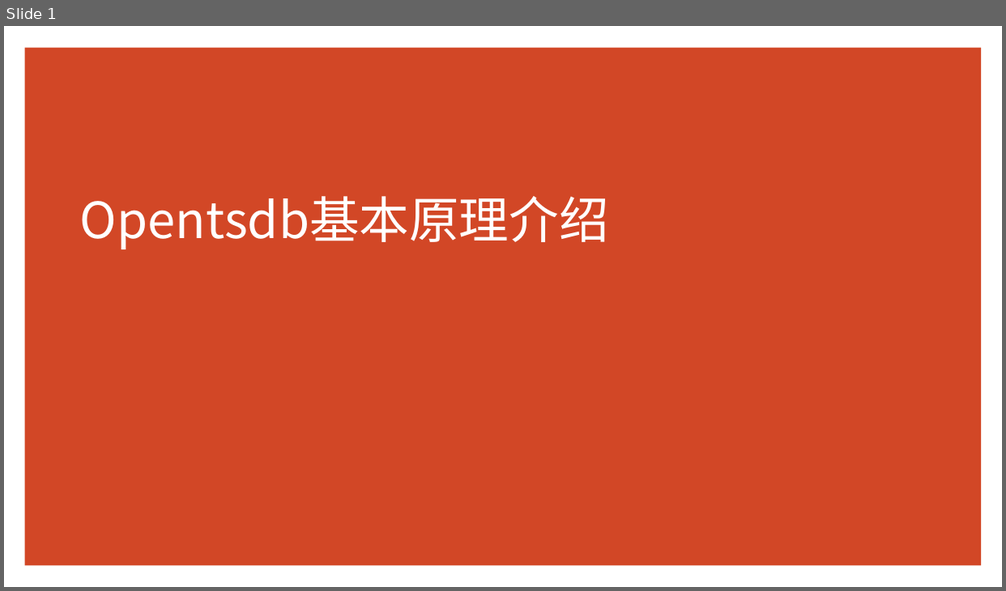
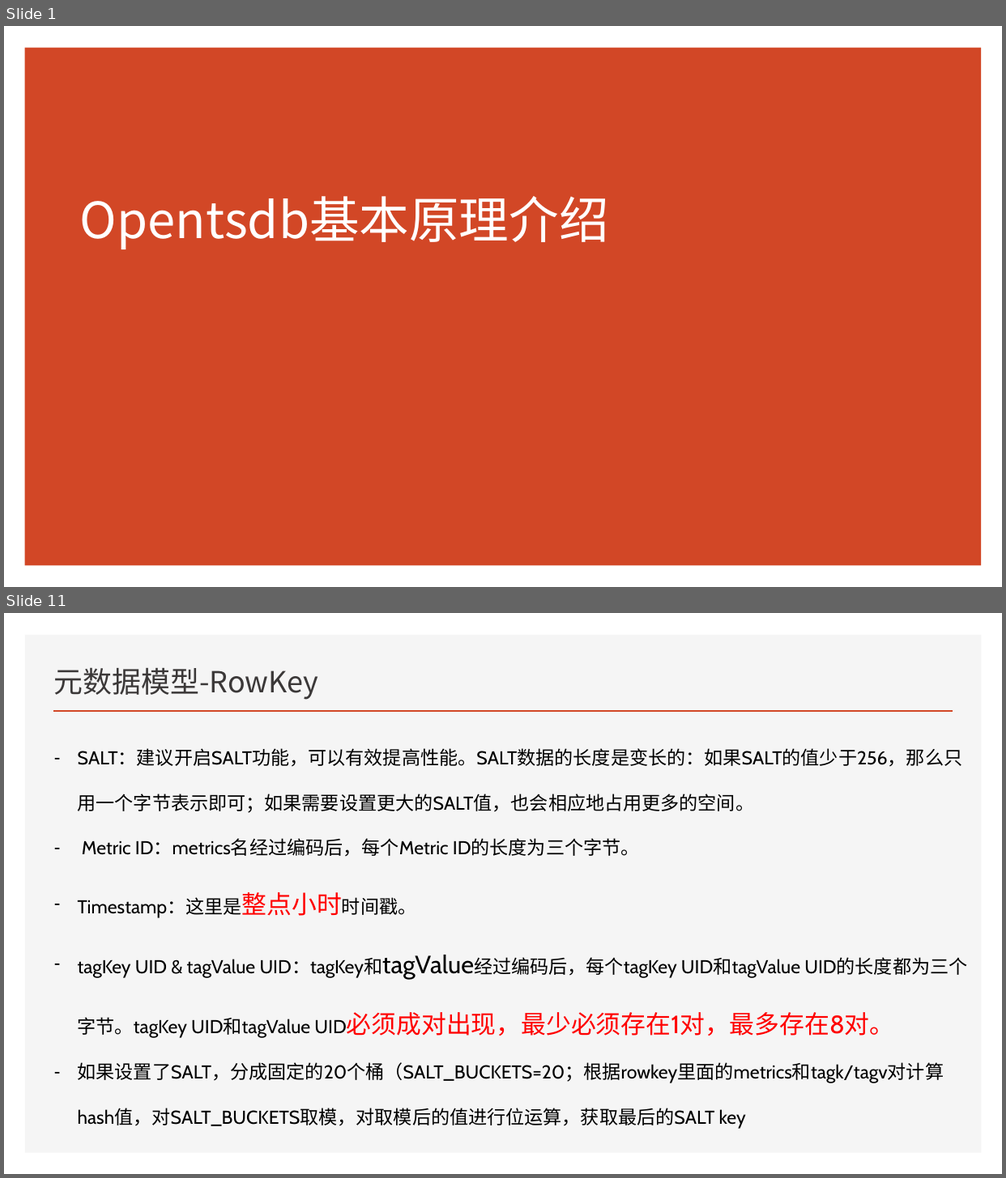
Before and after one commit to Zhangwusheng/Zhangwusheng.github.io, a slide deck: _posts/OpenTsdb基本原理.pptx. Shown one above the other, each under a label of ours: slide 1 before the commit, slides 1 and 11 after it; the slides between them are not shown. The pictures are 1006x591 and 1006x1178 pixels, drawn with LibreOffice and Linux fonts; fonts in the diff are those of the drawing. Boxes give left, top, right and bottom in pixels: in the first picture for what was removed or moved away, otherwise in the second. Text is boxed around its words. In the diff, an @@ line names an element or a change of style, - is before the commit and + after.

```diff
--- a/_posts/OpenTsdb基本原理.pptx
+++ b/_posts/OpenTsdb基本原理.pptx
@@ slide 11 added at bbox=[4, 613, 1002, 1174], background #FFFFFF @@
@@ rectangle added at bbox=[25, 635, 982, 1153], fill #F5F5F5 @@
@@ title added at bbox=[54, 667, 318, 700], 28 pt, text #3B3838 @@
+元数据模型-RowKey
@@ line added from (53, 711) to (953, 711), #D24726 2 pt @@
@@ text added at bbox=[78, 749, 963, 1129], 18 pt, text #000000 @@
+– SALT：建议开启SALT功能，可以有效提高性能。SALT数据的长度是变长的：如果SALT的值少于256，那么只用一个字节表示即可；如果需要设置更大的SALT值，也会相应地占用更多的空间。
+– Metric ID：metrics名经过编码后，每个Metric ID的长度为三个字节。
+– Timestamp：这里是整点小时时间戳。
+– tagKey UID & tagValue UID：tagKey和tagValue经过编码后，每个tagKey UID和tagValue UID的长度都为三个字节。tagKey UID和tagValue UID必须成对出现，最少必须存在1对，最多存在8对。
+– 如果设置了SALT，分成固定的20个桶（SALT_BUCKETS=20；根据rowkey里面的metrics和tagk/tagv对计算hash值，对SALT_BUCKETS取模，对取模后的值进行位运算，获取最后的SALT key
```
Also in this commit, not shown: 6 slides changed, 19 other slides added, 1 slide removed, 4 other files.
